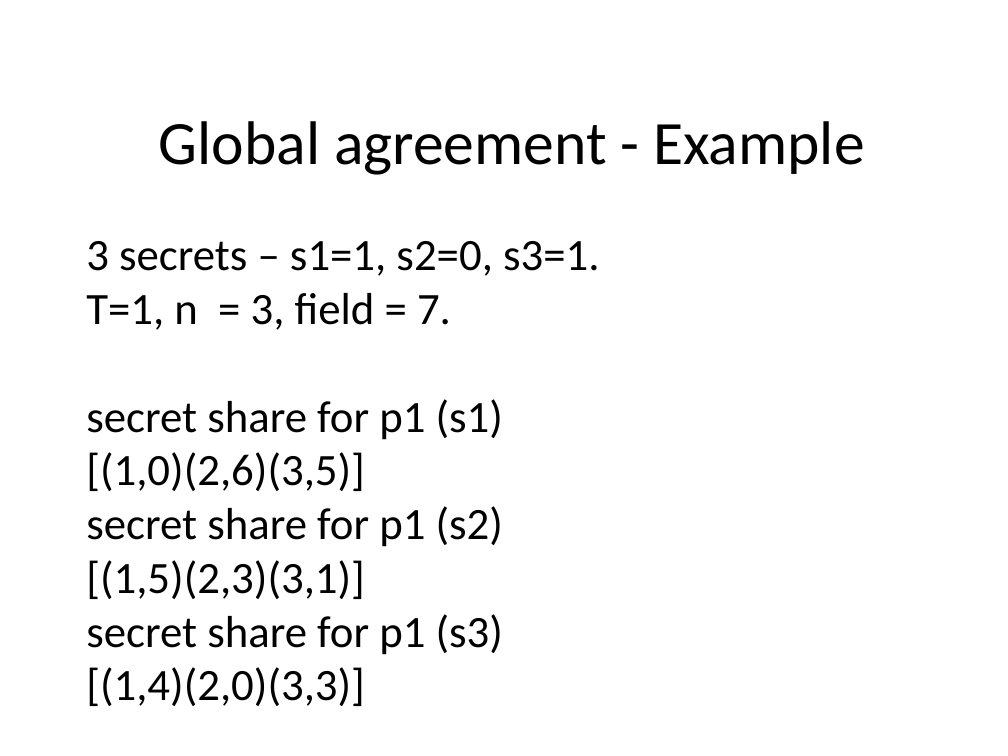
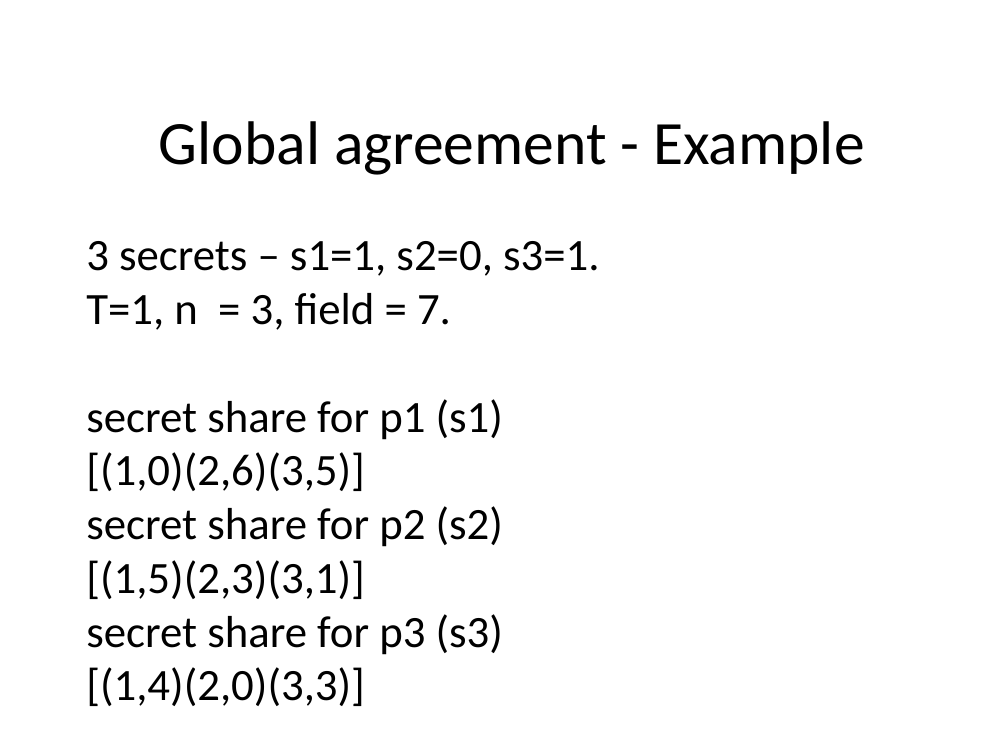
Before and after one commit to yarneo/cryptography-nir-itay-yarden, a slide deck: slide 13 of Cryptography Project - meeting2.pptx (slide 12 before the commit). Drawn at 1008x756 pixels with LibreOffice and Linux fonts; fonts in the diff are those of the drawing. Boxes give left, top, right and bottom in pixels: in the first picture for what was removed or moved away, otherwise in the second. Text is boxed around its words. In the diff, an @@ line names an element or a change of style, - is before the commit and + after.

```diff
--- a/Cryptography Project - meeting2.pptx
+++ b/Cryptography Project - meeting2.pptx
@@ text at bbox=[86, 506, 503, 547]: text changed @@
-secret share for p1 (s2)
+secret share for p2 (s2)
@@ text at bbox=[86, 614, 503, 655]: text changed @@
-secret share for p1 (s3)
+secret share for p3 (s3)
```
Also in this commit, not shown: 3 other slides changed, 1 slide added, 1 slide removed.
